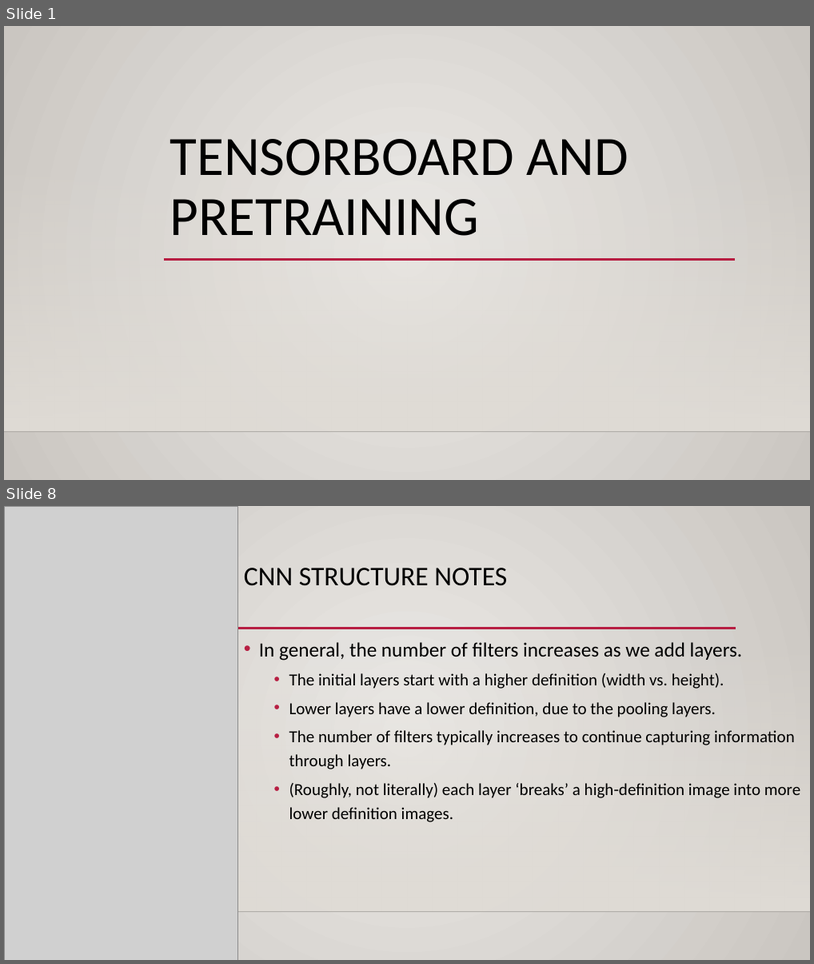
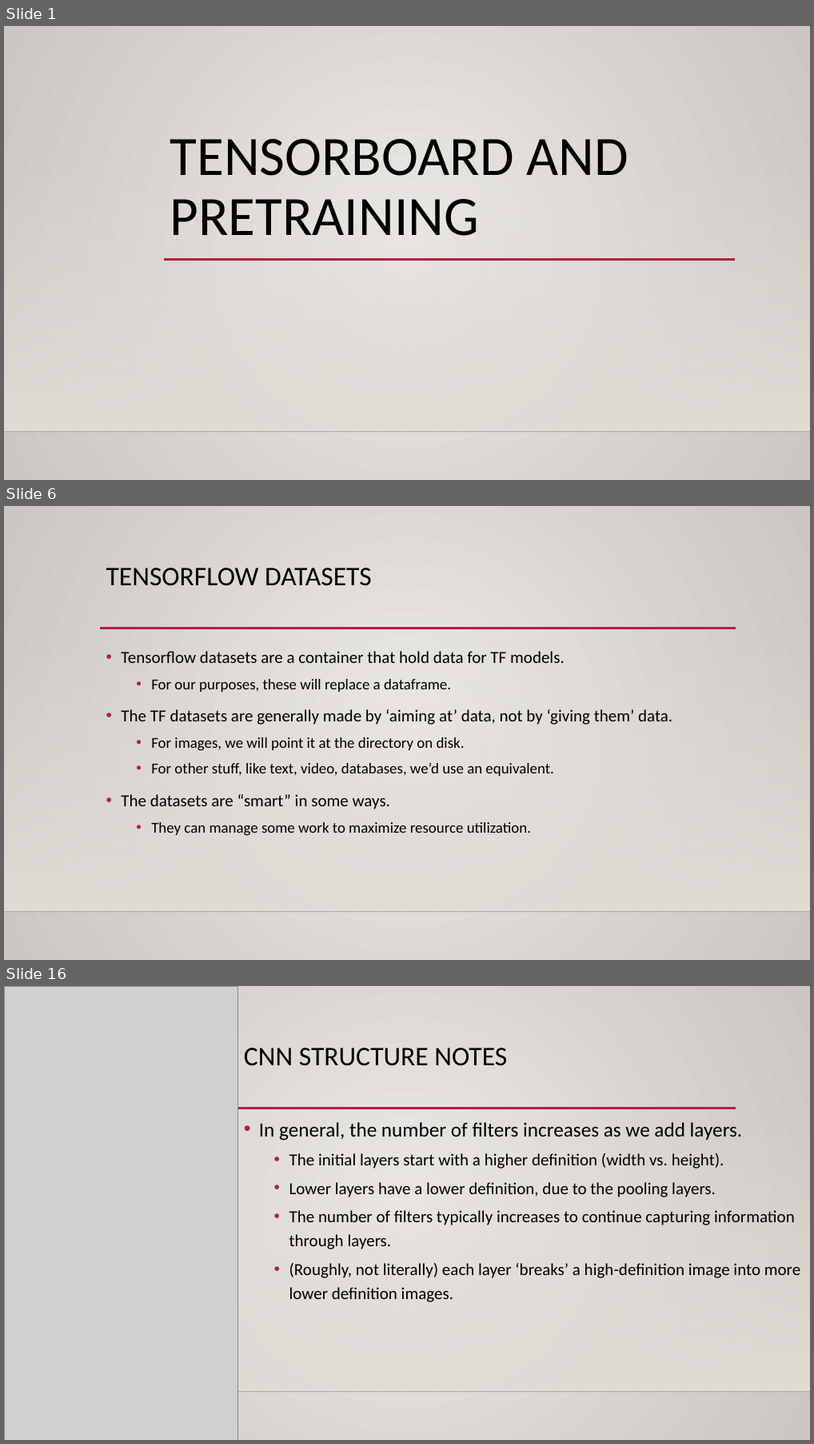
Before and after one commit to calvint13/Intro_to_Machine_Learning_Student_Workbooks, a slide deck: reference_content/Slides/tensorboard_cnn_2.pptx. Shown one above the other, each under a label of ours: slides 1 and 8 before the commit, slides 1, 6 and 16 after it; the slides between them are not shown. The pictures are 814x964 and 814x1444 pixels, drawn with LibreOffice and Linux fonts; fonts in the diff are those of the drawing; grey boxes stand for pictures; background and template pictures are left out. Boxes give left, top, right and bottom in pixels: in the first picture for what was removed or moved away, otherwise in the second. Text is boxed around its words. In the diff, an @@ line names an element or a change of style, - is before the commit and + after.

```diff
--- a/reference_content/Slides/tensorboard_cnn_2.pptx
+++ b/reference_content/Slides/tensorboard_cnn_2.pptx
@@ slide 6 added at <box>4,506,810,960</box>, background gradient #ECEAE7 to #CAC7C1; not listed: 3 template elements that a slide beside it also shows @@
@@ title added at <box>106,568,372,586</box>, 32 pt, text #000000 @@
+TENSORFLOW DATASETS
@@ text added at <box>121,651,673,836</box>, 18 pt, text #000000 @@
+• Tensorflow datasets are a container that hold data for TF models.
+  • For our purposes, these will replace a dataframe.
+• The TF datasets are generally made by ‘aiming at’ data, not by ‘giving them’ data.
+  • For images, we will point it at the directory on disk.
+  • For other stuff, like text, video, databases, we’d use an equivalent.
+• The datasets are “smart” in some ways.
+  • They can manage some work to maximize resource utilization.
@@ what was slide 8 is now slide 16 @@
```
Also in this commit, not shown: 1 slide changed, 12 other slides added, 4 slides removed, 1 other file.
